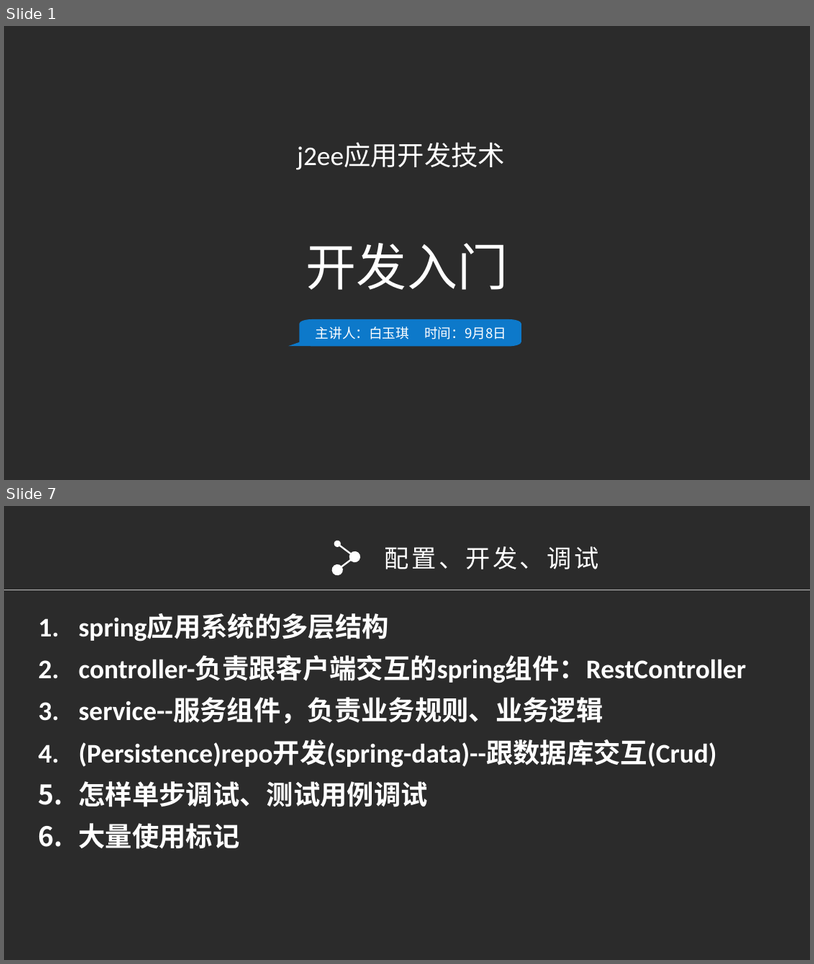
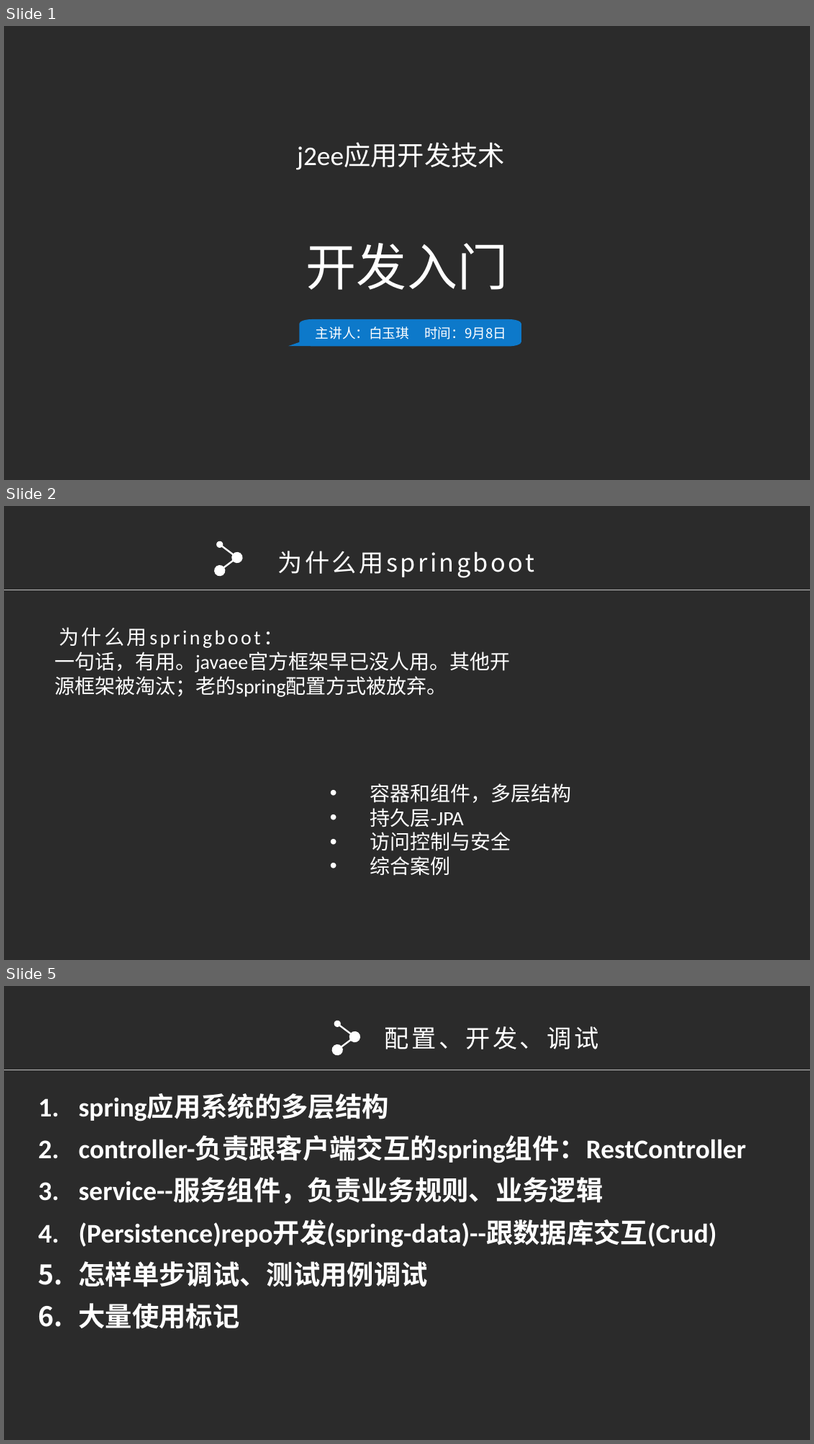
Before and after one commit to baiyuqi/course-space, a slide deck: document/讲义（ppt）/0-j2ee应用开发技术-开发入门.pptx. Shown one above the other, each under a label of ours: slides 1 and 7 before the commit, slides 1, 2 and 5 after it; the slides between them are not shown. The pictures are 814x964 and 814x1444 pixels, drawn with LibreOffice and Linux fonts; fonts in the diff are those of the drawing; background and template pictures are left out; a plain dark background stands for a picture behind light text. Boxes give left, top, right and bottom in pixels: in the first picture for what was removed or moved away, otherwise in the second. Text is boxed around its words. In the diff, an @@ line names an element or a change of style, - is before the commit and + after.

```diff
--- a/document/讲义（ppt）/0-j2ee应用开发技术-开发入门.pptx
+++ b/document/讲义（ppt）/0-j2ee应用开发技术-开发入门.pptx
@@ slide 2 added at [4, 506, 810, 960], background picture (left out); not listed: 1 template element that a slide beside it also shows @@
@@ double arrow added from (220, 545) to (237, 558), #FFFFFF 1.5 pt @@
@@ text added at [54, 551, 510, 697], 18 pt, text #FFFFFF @@
+为什么用springboot：
+一句话，有用。javaee官方框架早已没人用。其他开源框架被淘汰；老的spring配置方式被放弃。
@@ double arrow added from (237, 558) to (220, 571), #FFFFFF 1.5 pt @@
@@ text added at [59, 627, 260, 648], 22 pt, text #FFFFFF @@
+为什么用springboot
@@ text added at [370, 783, 572, 875], 18 pt, text #FFFFFF @@
+  • 容器和组件，多层结构
+  • 持久层-JPA
+  • 访问控制与安全
+  • 综合案例
@@ what was slide 7 is now slide 5 @@
```
Also in this commit, not shown: 2 slides changed, 3 slides removed, 18 other files.
